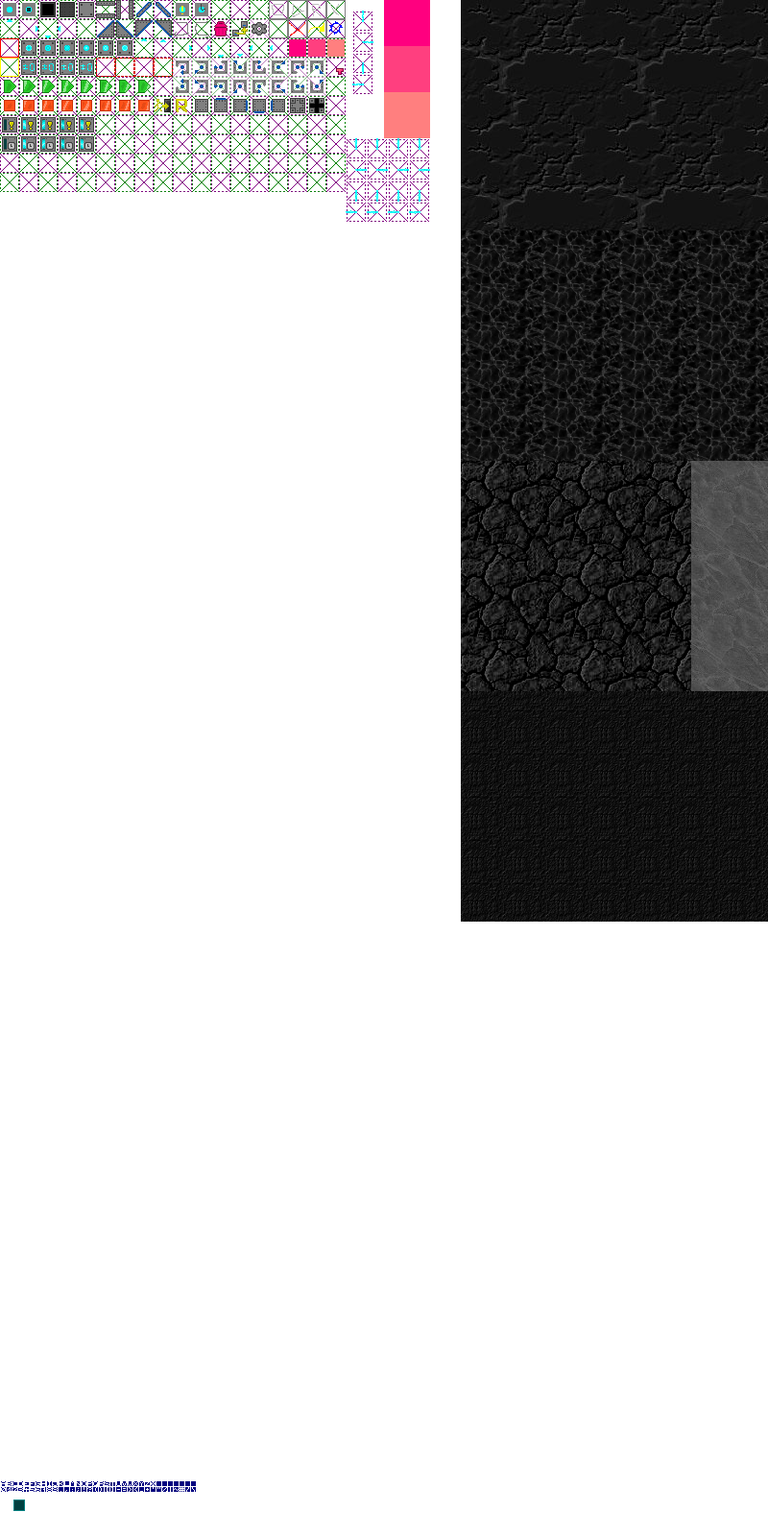
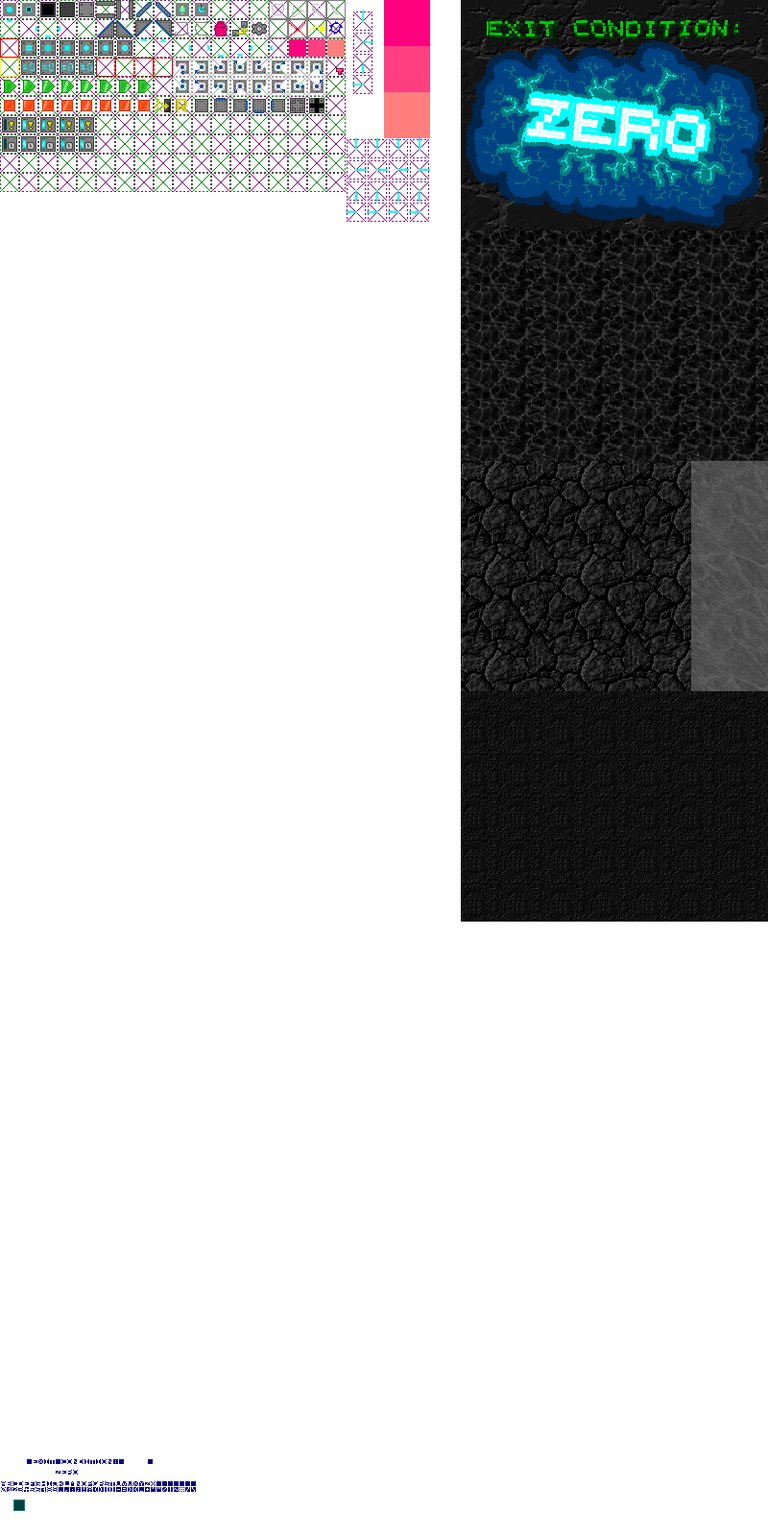
Layered file, before and after one edit (768×1536). Changes by layer:
added layer "exit_condition" above "shadow_condi" over [486, 15, 741, 42]
added layer "shadow_condi" above "shadow_exit" over [571, 17, 657, 43]
added layer "shadow_exit" above "shadow_tion" over [490, 20, 560, 43]
added layer "shadow_tion" above "shadow_condi_2" over [657, 19, 739, 44]
added layer "shadow_condi_2" above "shadow_tion_2" over [571, 19, 657, 45]
added layer "shadow_tion_2" above "shadow_exit_2" over [655, 21, 737, 46]
added layer "shadow_exit_2" above "zero" over [494, 22, 564, 45]
added layer "zero" above "zero_background" over [527, 96, 706, 155]
added layer "zero_background" above "stuff" over [465, 40, 766, 228]
painted on "stuff" over [33, 1459, 117, 1475]
painted on "helpers" over [26, 1459, 153, 1475]
